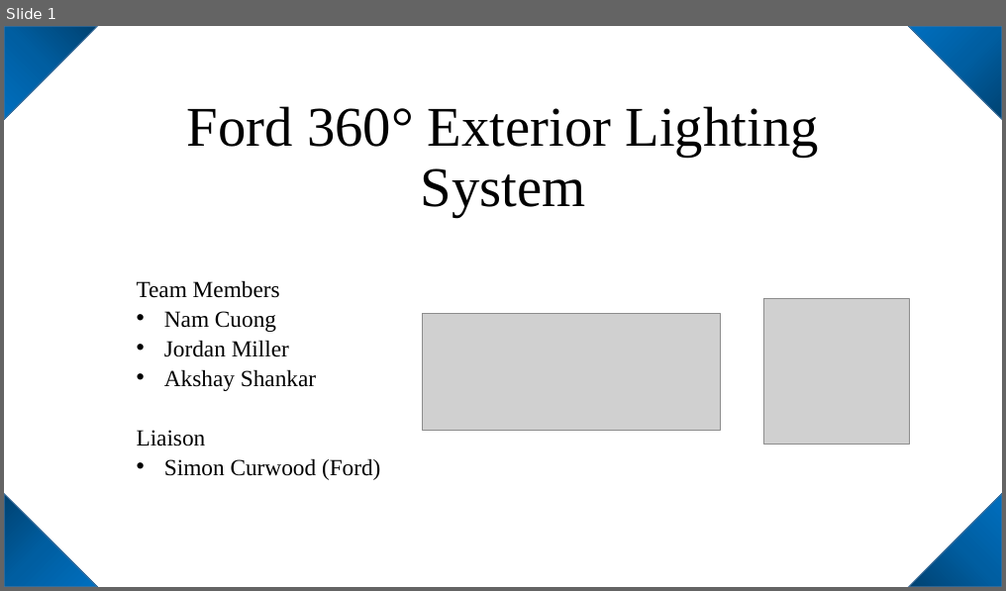
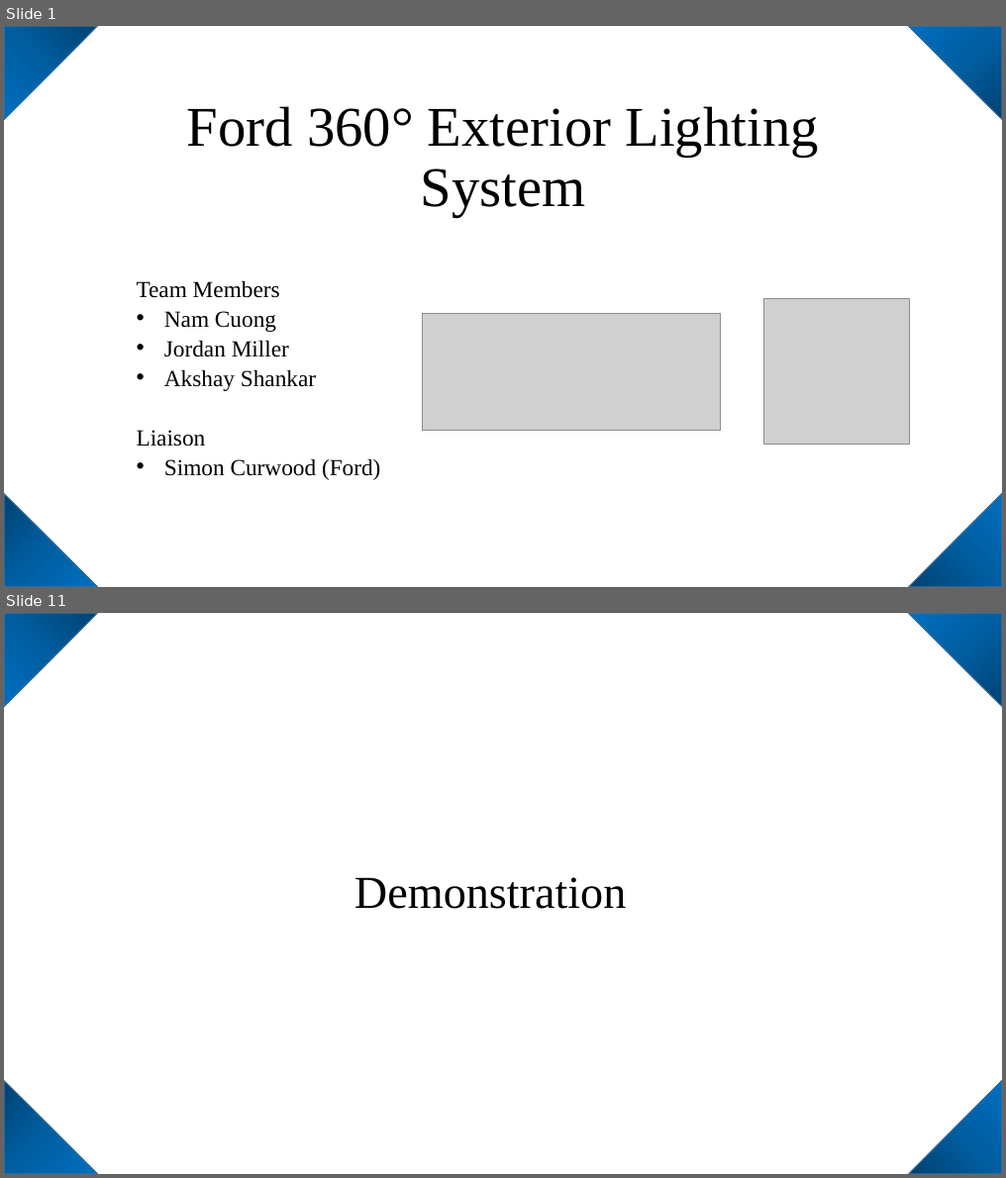
Before and after one commit to jordanm1/AVR-Ford-Lighting-Project, a slide deck: Ford 360° Exterior Lighting System.pptx. Shown one above the other, each under a label of ours: slide 1 before the commit, slides 1 and 11 after it; the slides between them are not shown. The pictures are 1006x591 and 1006x1178 pixels, drawn with LibreOffice and Linux fonts; fonts in the diff are those of the drawing; grey boxes stand for pictures. Boxes give left, top, right and bottom in pixels: in the first picture for what was removed or moved away, otherwise in the second. Text is boxed around its words. In the diff, an @@ line names an element or a change of style, - is before the commit and + after.

```diff
--- a/Ford 360° Exterior Lighting System.pptx
+++ b/Ford 360° Exterior Lighting System.pptx
@@ slide 11 added at bbox=[4, 613, 1002, 1174], background #FFFFFF @@
@@ triangle added at bbox=[4, 613, 98, 707], fill gradient #004272 to #005EA2 to #0070C0, outline #43739E 1 pt @@
@@ triangle added at bbox=[908, 613, 1002, 707], fill gradient #004272 to #005EA2 to #0070C0, outline #43739E 1 pt @@
@@ title added at bbox=[354, 877, 626, 909], 44 pt, text #000000 @@
+Demonstration
@@ triangle added at bbox=[4, 1081, 98, 1174], fill gradient #004272 to #005EA2 to #0070C0, outline #43739E 1 pt @@
@@ triangle added at bbox=[908, 1081, 1002, 1174], fill gradient #004272 to #005EA2 to #0070C0, outline #43739E 1 pt @@
```
Also in this commit, not shown: 2 slides changed, 7 other slides added, 1 slide removed.
